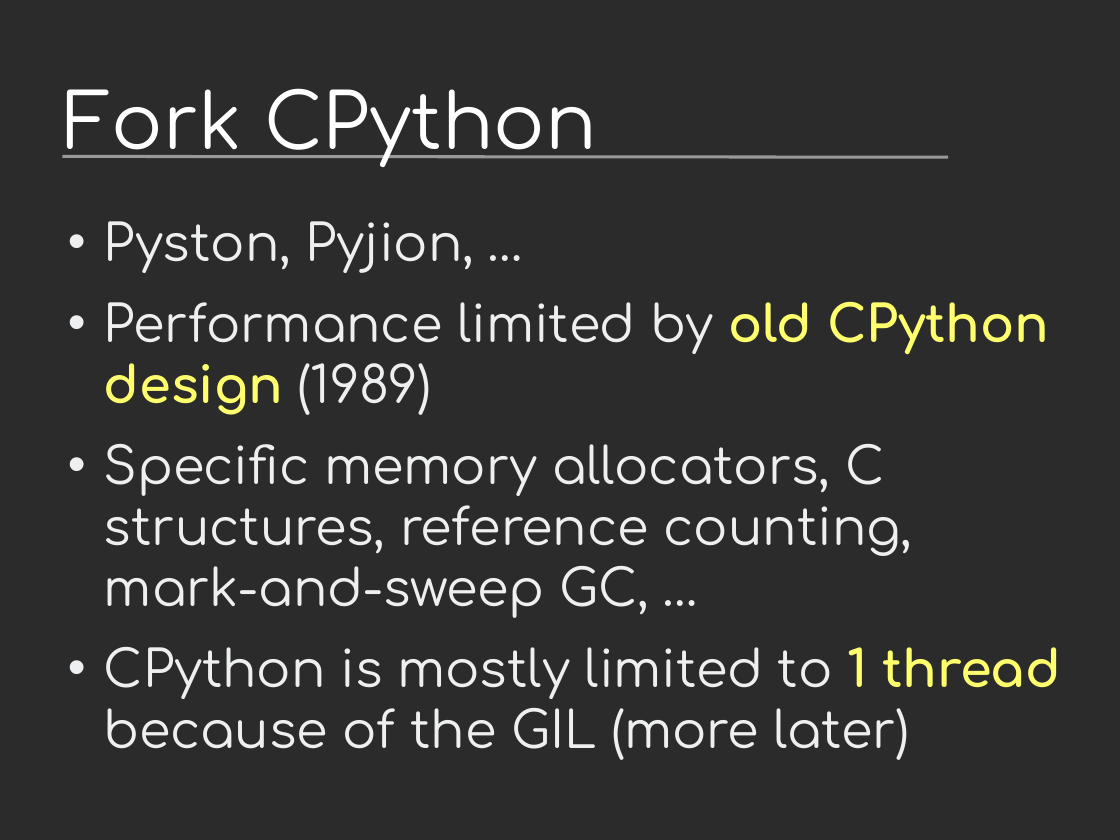
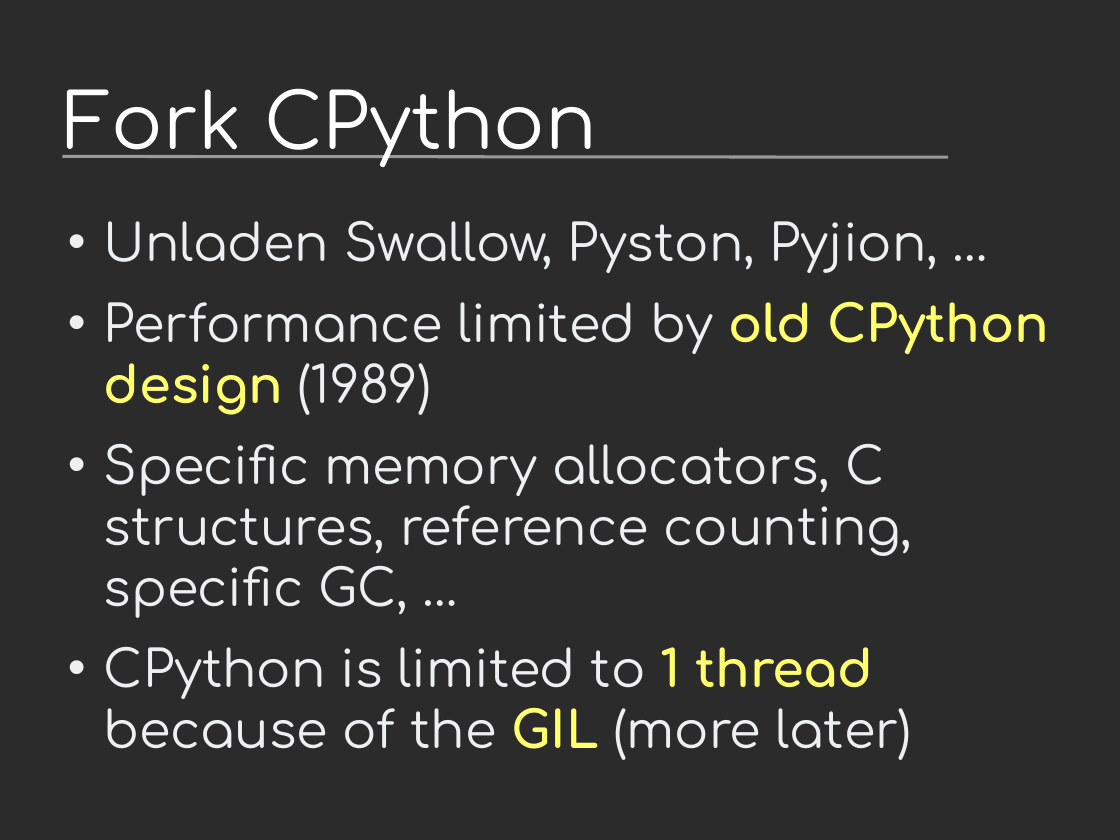
Before and after one commit to vstinner/talks, a slide deck: slide 6 of 2019-EuroPython/python_performance.odp. Drawn at 1120x840 pixels with LibreOffice and Linux fonts; fonts in the diff are those of the drawing; background and template pictures are left out; a plain dark background stands for a picture behind light text. Boxes give left, top, right and bottom in pixels: in the first picture for what was removed or moved away, otherwise in the second. Text is boxed around its words. In the diff, an @@ line names an element or a change of style, - is before the commit and + after.

```diff
--- a/2019-EuroPython/python_performance.odp
+++ b/2019-EuroPython/python_performance.odp
@@ text at box(104, 221, 938, 273): text changed @@
-• Pyston, Pyjion, …
+• Unladen Swallow, Pyston, Pyjion, …
@@ text at box(104, 444, 913, 760): text changed @@
-• Specific memory allocators, C structures, reference counting, mark-and-sweep GC, …
-• CPython is mostly limited to 1 thread because of the GIL (more later)
+• Specific memory allocators, C structures, reference counting, specific GC, …
+• CPython is limited to 1 thread because of the GIL (more later)
```
Also in this commit, not shown: 19 other slides changed, 4 slides added, 2 slides removed.
